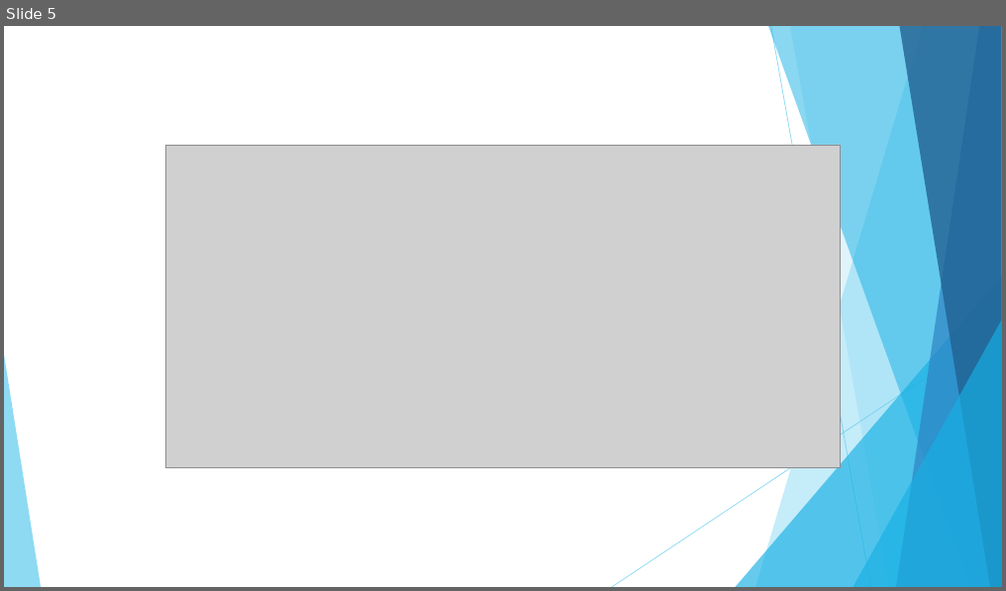
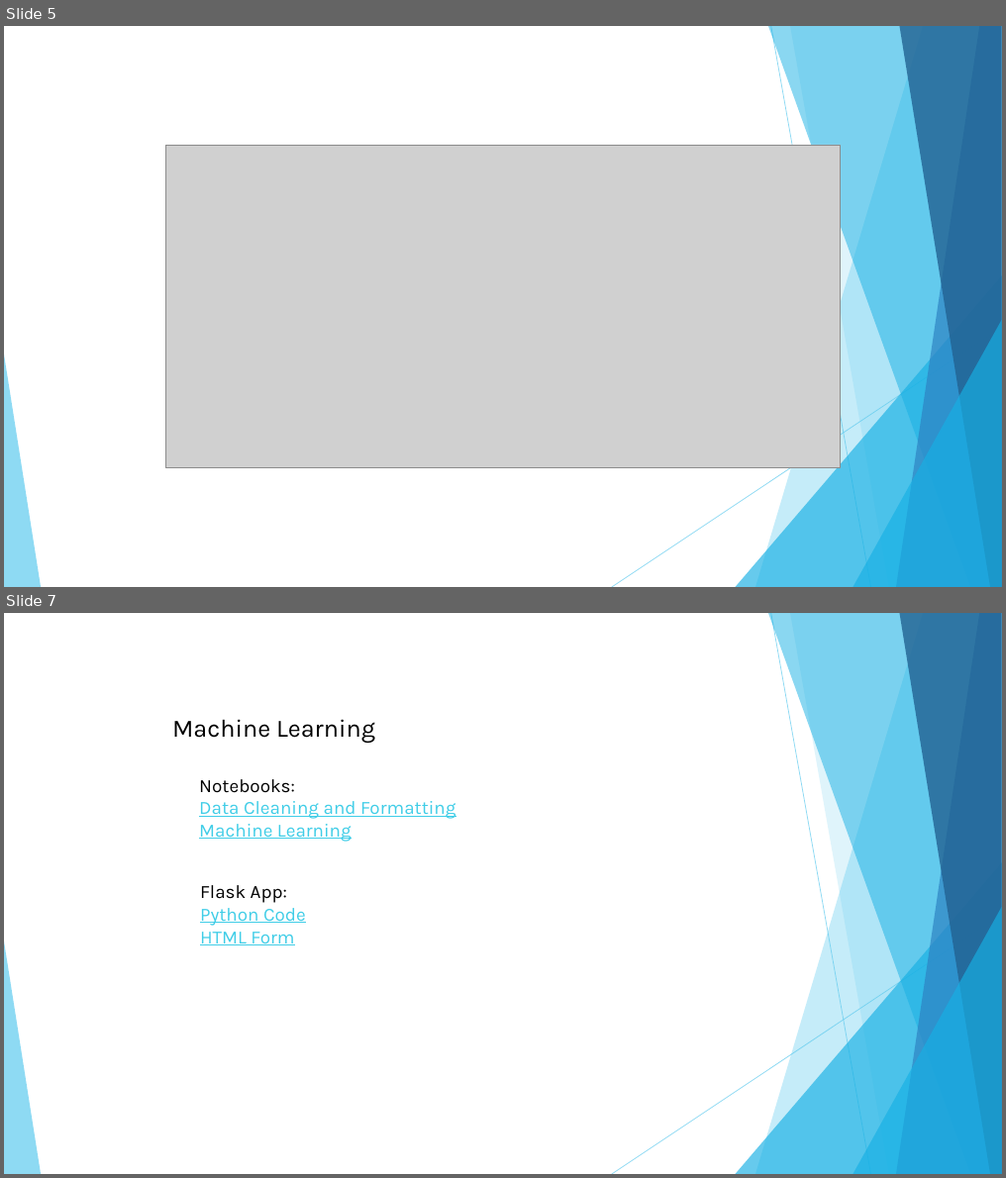
Before and after one commit to sqweets/Final-Project, a slide deck: MHinTech.pptx. Shown one above the other, each under a label of ours: slide 5 before the commit, slides 5 and 7 after it; the slides between them are not shown. The pictures are 1006x591 and 1006x1178 pixels, drawn with LibreOffice and Linux fonts; fonts in the diff are those of the drawing; grey boxes stand for pictures. Boxes give left, top, right and bottom in pixels: in the first picture for what was removed or moved away, otherwise in the second. Text is boxed around its words. In the diff, an @@ line names an element or a change of style, - is before the commit and + after.

Commit message:
Added Machine Learning

```diff
--- a/MHinTech.pptx
+++ b/MHinTech.pptx
@@ slide 7 added at <box>4,613,1002,1174</box>, background #FFFFFF; not listed: 10 template elements that a slide beside it also shows @@
@@ text added at <box>172,719,375,744</box>, 24 pt, text #000000 @@
+Machine Learning
@@ text added at <box>199,779,455,842</box>, 18 pt, text #3FCDE7, underline @@
+Notebooks:
+Data Cleaning and Formatting
+Machine Learning
@@ text added at <box>200,885,306,946</box>, 18 pt, text #3FCDE7, underline @@
+Flask App:
+Python Code
+HTML Form
```
